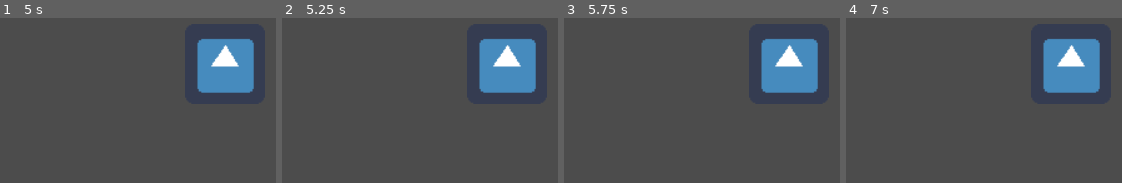
Above: before the commit, frames 1-4 (left to right).
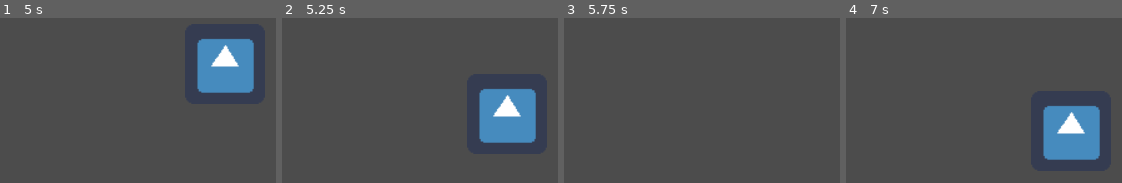
Above: after the commit, the same moments.

Repository: MTareqAzim/scratchpad
Game: Godot game, scene res://Scenes/Scratch/World.tscn
Same seed, same stepped clock (60 frames per second), same inputs: the game is played once before the commit and once after it. This scene is started directly instead of the project's main scene. The engine's default icon, where the game draws it, is replaced by a stand-in: a white triangle on a blue panel in a dark square.
Inputs (mouse positions are in pixels of both pictures, inside the frame that each line leads up to):
- Up to frame 1 (5 s): tap Enter (ui_accept) at 0.5, 0.77, 2, 2.75, 3.5, 3.77 s; move the mouse to (outside the picture) at 0.52 s; hold Right (ui_right) 0.53-1.25 s; click (outside the picture) at 0.67 s; drag from (outside the picture) to (outside the picture) at 1.27 s; move the mouse to (outside the picture) at 2.02 s; hold Right (ui_right) 2.03-2.75 s; drag from (outside the picture) to (outside the picture) at 2.77 s; move the mouse to (115, 26) at 3.52 s; hold Left (ui_left) 3.53-4.25 s; drag from (outside the picture) to (outside the picture) at 4.27 s
- Up to frame 2 (5.25 s): tap Enter (ui_accept) at 5 s; move the mouse to (outside the picture) at 5.02 s; hold Down (ui_down) from 5.03 s (still down); click (outside the picture) at 5.17 s
- Up to frame 3 (5.75 s): keep holding Down (ui_down)
- Up to frame 4 (7 s): release Down (ui_down) at 5.75 s; drag from (outside the picture) to (outside the picture) at 5.77 s; tap Enter (ui_accept) at 6.5, 6.77 s; move the mouse to (outside the picture) at 6.52 s; hold Up (ui_up) from 6.53 s (still down)

Frame 1 is identical in both runs. In frame 2, 13% of the frame differs, in the area x 71-93%, y 12-76%; in frame 3, 6.7%; in frame 4, 13%, in the area x 71-93%, y 12-87%.

Commit message:
Recreate Waiting Room in 2P5D.

Diff:
--- a/Scenes/Scratch/Sprite.gd
+++ b/Scenes/Scratch/Sprite.gd
@@ -2,28 +2,28 @@
 
 const SPEED = 200
 
+var direction = Vector2()
 var motion = Vector2()
-var facing_right = true
+
 
 func _physics_process(delta):
-	var x_strength = Input.get_action_strength("ui_right") - Input.get_action_strength("ui_left")
+	direction.x = Input.get_action_strength("ui_right") - Input.get_action_strength("ui_left")
+	direction.y = Input.get_action_strength("ui_down") - Input.get_action_strength("ui_up")
 
-	if Input.is_action_just_pressed("ui_right"):
-		facing_right = true
-	elif Input.is_action_just_pressed("ui_left"):
-		facing_right = false
-	else:
-		if x_strength > 0 and not facing_right:
-			facing_right = true
-		elif x_strength < 0 and facing_right:
-			facing_right = false
+	motion = direction.normalized() * SPEED
 
-	if facing_right and Input.is_action_pressed("ui_right"):
-		motion.x = SPEED
-	elif not facing_right and Input.is_action_pressed("ui_left"):
-		motion.x = -SPEED
-	else:
-		motion.x = 0
+	var collision : KinematicCollision2D = move_and_collide(motion * delta)
+	if collision:
+		while collision:
+			#Do something with the collision object
+			var collided_object = collision.get_collider()
 
-
-	motion = move_and_slide(motion)
+			#Collision resolution
+			var collided_normal = collision.get_normal().normalized()
+			var remainder = collision.get_remainder()
+			var component_vector = collided_normal * remainder.dot(collided_normal)
+			var resolution_vector = remainder - component_vector
+			if resolution_vector == Vector2.ZERO:
+				collision = null
+			else:
+				collision = move_and_collide(resolution_vector)
--- a/Scenes/Scratch/World.tscn
+++ b/Scenes/Scratch/World.tscn
@@ -1,10 +1,13 @@
-[gd_scene load_steps=4 format=2]
+[gd_scene load_steps=5 format=2]
 
 [ext_resource path="res://Scenes/Scratch/Sprite.gd" type="Script" id=1]
 [ext_resource path="res://icon.png" type="Texture" id=2]
 
 [sub_resource type="RectangleShape2D" id=1]
 extents = Vector2( 32, 32 )
+
+[sub_resource type="RectangleShape2D" id=2]
+extents = Vector2( 76.9638, 70.8661 )
 
 [node name="World" type="Node2D"]
 
@@ -20,3 +23,12 @@
 
 [node name="CollisionShape2D" type="CollisionShape2D" parent="KinematicBody2D"]
 shape = SubResource( 1 )
+
+[node name="StaticBody2D" type="StaticBody2D" parent="."]
+position = Vector2( 223.721, 144.388 )
+__meta__ = {
+"_edit_group_": true
+}
+
+[node name="CollisionShape2D" type="CollisionShape2D" parent="StaticBody2D"]
+shape = SubResource( 2 )
--- /dev/null
+++ b/Scenes/World/WaitingRoom.tscn
@@ -0,0 +1,177 @@
+[gd_scene load_steps=5 format=2]
+
+[ext_resource path="res://Scenes/Player2P5D/Player2P5D.tscn" type="PackedScene" id=1]
+[ext_resource path="res://Sprites/Waiting Room/room.png" type="Texture" id=2]
+[ext_resource path="res://Utils/Physics Bodies/StaticWall2P5D.tscn" type="PackedScene" id=3]
+[ext_resource path="res://Utils/Shadow/ShadowMask.tscn" type="PackedScene" id=4]
+
+[node name="Waiting Room" type="Node2D"]
+
+[node name="Room" type="Sprite" parent="."]
+texture = ExtResource( 2 )
+centered = false
+
+[node name="Top Left" parent="Room" instance=ExtResource( 3 )]
+visible = false
+position = Vector2( 301, 306 )
+_z_pos = 0
+_height = 500
+
+[node name="GroundShape" parent="Room/Top Left" index="1"]
+polygon = PoolVector2Array( 310, -179, 346, -159, -320, 177, -347, 152 )
+
+[node name="TopShape" parent="Room/Top Left" index="2"]
+position = Vector2( 0, -500 )
+polygon = PoolVector2Array( 310, -179, 346, -159, -320, 177, -347, 152 )
+
+[node name="VolumeShape" parent="Room/Top Left" index="3"]
+polygon = PoolVector2Array( -347, -679, 346, -679, 346, 177, -347, 177 )
+
+[node name="BaseShape" parent="Room/Top Left" index="4"]
+polygon = PoolVector2Array( 310, -179, 346, -159, -320, 177, -347, 152 )
+polygons = [ PoolVector2Array( 310, -179, 346, -159, -320, 177, -347, 152 ) ]
+
+[node name="Top Right" parent="Room" instance=ExtResource( 3 )]
+visible = false
+position = Vector2( 807, 239 )
+_z_pos = 0
+_height = 500
+
+[node name="GroundShape" parent="Room/Top Right" index="1"]
+polygon = PoolVector2Array( -197, -116, 255, 117, 238, 138, -221, -90 )
+
+[node name="TopShape" parent="Room/Top Right" index="2"]
+position = Vector2( 0, -500 )
+polygon = PoolVector2Array( -197, -116, 255, 117, 238, 138, -221, -90 )
+
+[node name="VolumeShape" parent="Room/Top Right" index="3"]
+polygon = PoolVector2Array( -221, -616, 255, -616, 255, 138, -221, 138 )
+
+[node name="BaseShape" parent="Room/Top Right" index="4"]
+polygon = PoolVector2Array( -197, -116, 255, 117, 238, 138, -221, -90 )
+polygons = [ PoolVector2Array( -197, -116, 255, 117, 238, 138, -221, -90 ) ]
+
+[node name="Bottom Left" parent="Room" instance=ExtResource( 3 )]
+visible = false
+position = Vector2( 164, 593 )
+_z_pos = 0
+_height = 500
+
+[node name="GroundShape" parent="Room/Bottom Left" index="1"]
+polygon = PoolVector2Array( -206, -132, 296, 123, 262, 146, -230, -96 )
+
+[node name="TopShape" parent="Room/Bottom Left" index="2"]
+position = Vector2( 0, -500 )
+polygon = PoolVector2Array( -206, -132, 296, 123, 262, 146, -230, -96 )
+
+[node name="VolumeShape" parent="Room/Bottom Left" index="3"]
+polygon = PoolVector2Array( -230, -632, 296, -632, 296, 146, -230, 146 )
+
+[node name="BaseShape" parent="Room/Bottom Left" index="4"]
+polygon = PoolVector2Array( -206, -132, 296, 123, 262, 146, -230, -96 )
+polygons = [ PoolVector2Array( -206, -132, 296, 123, 262, 146, -230, -96 ) ]
+
+[node name="Bottom Right" parent="Room" instance=ExtResource( 3 )]
+visible = false
+position = Vector2( 758, 539 )
+_z_pos = 0
+_height = 500
+
+[node name="GroundShape" parent="Room/Bottom Right" index="1"]
+polygon = PoolVector2Array( -382, 183, 324, -171, 371, -141, -341, 205 )
+
+[node name="TopShape" parent="Room/Bottom Right" index="2"]
+position = Vector2( 0, -500 )
+polygon = PoolVector2Array( -382, 183, 324, -171, 371, -141, -341, 205 )
+
+[node name="VolumeShape" parent="Room/Bottom Right" index="3"]
+polygon = PoolVector2Array( -382, -671, 371, -671, 371, 205, -382, 205 )
+
+[node name="BaseShape" parent="Room/Bottom Right" index="4"]
+polygon = PoolVector2Array( -382, 183, 324, -171, 371, -141, -341, 205 )
+polygons = [ PoolVector2Array( -382, 183, 324, -171, 371, -141, -341, 205 ) ]
+
+[node name="Shadow Mask" parent="Room" instance=ExtResource( 4 )]
+position = Vector2( 512, 430 )
+_z_pos = 0
+_height = 0
+_width = 1100
+_length = 550
+_angle = 0
+
+[node name="CollisionPolygon2D" parent="Room/Shadow Mask" index="0"]
+visible = false
+polygon = PoolVector2Array( -550, -275, 550, -275, 550, 275, -550, 275 )
+
+[node name="Base" parent="Room/Shadow Mask" index="1"]
+polygon = PoolVector2Array( -550, -275, 550, -275, 550, 275, -550, 275 )
+polygons = [ PoolVector2Array( -550, -275, 550, -275, 550, 275, -550, 275 ) ]
+
+[node name="Rise" parent="Room/Shadow Mask" index="2"]
+position = Vector2( 0, 275 )
+cast_to = Vector2( 0, -550 )
+
+[node name="Player" parent="." instance=ExtResource( 1 )]
+position = Vector2( 301, 468 )
+
+[node name="Idle" parent="Player/State Machine" index="0"]
+dependencies = {
+"body": NodePath("../.."),
+"input": NodePath("../../Input"),
+"look": NodePath("../../Look")
+}
+variables = {
+"max_speed": 250
+}
+
+[node name="Move" parent="Player/State Machine" index="1"]
+dependencies = {
+"body": NodePath("../.."),
+"input": NodePath("../../Input"),
+"look": NodePath("../../Look")
+}
+variables = {
+"max_speed": 250
+}
+
+[node name="Jump" parent="Player/State Machine" index="2"]
+dependencies = {
+"body": NodePath("../.."),
+"input": NodePath("../../Input"),
+"look": NodePath("../../Look")
+}
+variables = {
+"jump_duration": 0.35,
+"max_jump_height": 100,
+"max_speed": 250,
+"min_jump_height": 50
+}
+
+[node name="Fall" parent="Player/State Machine" index="3"]
+dependencies = {
+"body": NodePath("../.."),
+"input": NodePath("../../Input"),
+"look": NodePath("../../Look")
+}
+variables = {
+"gravity": 2000,
+"max_speed": 250
+}
+
+[node name="Camera2D" parent="Player" index="9"]
+limit_left = -40
+limit_top = -40
+limit_right = 1080
+limit_bottom = 720
+
+[editable path="Room/Top Left"]
+
+[editable path="Room/Top Right"]
+
+[editable path="Room/Bottom Left"]
+
+[editable path="Room/Bottom Right"]
+
+[editable path="Room/Shadow Mask"]
+
+[editable path="Player"]
Binary file added: Sprites/Waiting Room/black_bg.png
Not shown, added: Sprites/Waiting Room/black_bg.png.import
Binary file added: Sprites/Waiting Room/room.png
Not shown, added: Sprites/Waiting Room/room.png.import
